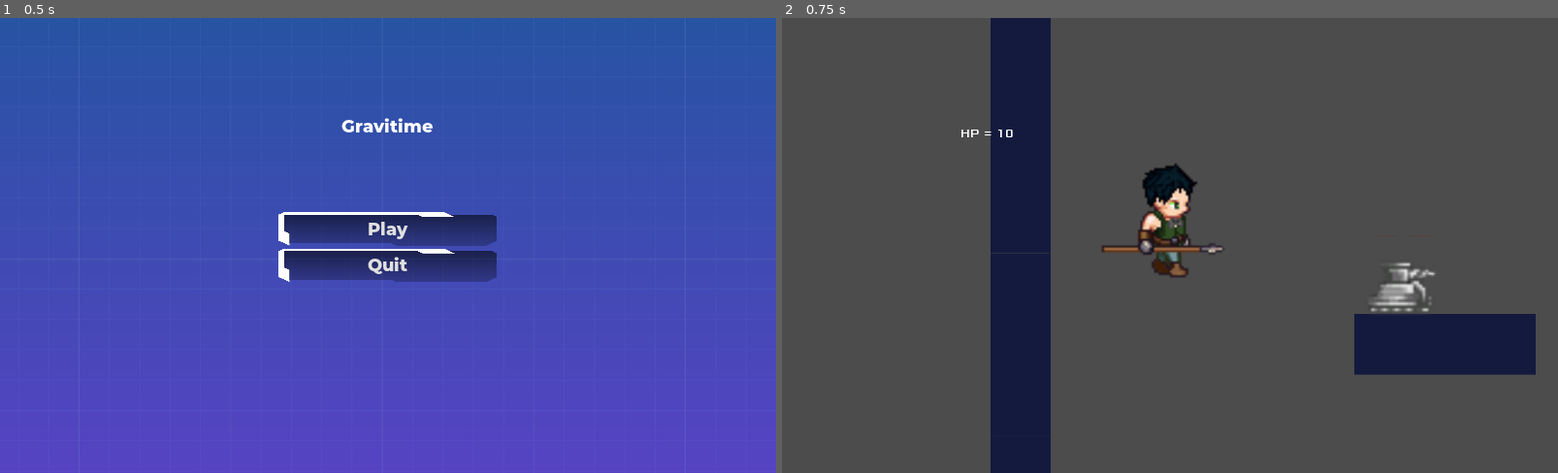
Above: before the commit, frames 1-2 (left to right).
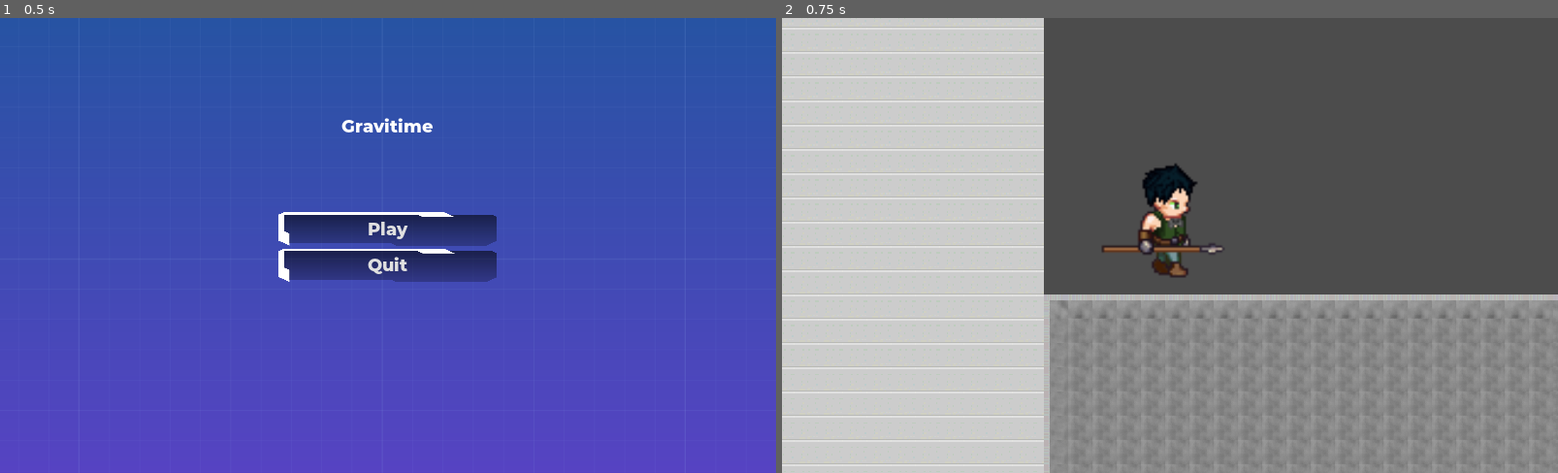
Above: after the commit, the same moments.

Repository: BiscuitPrime/Gravitime
Game: Godot game, scene res://Source/Levels/Scene/MainScreen.tscn
The game is run twice, just before and just after one commit, with the same random seed, the same clock (stepped at 60 frames per second) and the same inputs.
Inputs:
- Up to frame 1 (0.5 s): no input
- Up to frame 2 (0.75 s): click "Play" at 0.5 s

Frame 1 is identical in both runs. In frame 2, 60% of the frame differs, in the area x 0-100%, y 0-100%.

Commit message:
Add files via upload
Clone interagit avec joueur + bug fixes

Diff:
--- a/Source/Actors/Scene/Player.tscn
+++ b/Source/Actors/Scene/Player.tscn
@@ -151,6 +151,7 @@
 anims/mort = SubResource( 6 )
 anims/saut = SubResource( 7 )
 "anims/stand by" = SubResource( 8 )
+
 [connection signal="area_entered" from="PhysicalHitbox" to="." method="_on_PhysicalHitbox_area_entered"]
 [connection signal="area_exited" from="PhysicalHitbox" to="." method="_on_PhysicalHitbox_area_exited"]
 [connection signal="body_entered" from="PhysicalHitbox" to="." method="_on_PhysicalHitbox_body_entered"]
--- a/Source/Actors/Scene/TimeClone.tscn
+++ b/Source/Actors/Scene/TimeClone.tscn
@@ -43,8 +43,7 @@
 "values": [ 143, 142, 143, 142, 143, 142, 143 ]
 }
 
-[sub_resource type="Animation" id=3]
-resource_name = "marche"
+[sub_resource type="Animation" id=5]
 length = 0.8
 loop = true
 tracks/0/type = "value"
@@ -129,10 +128,15 @@
 one_shot = true
 
 [node name="AnimationPlayer" type="AnimationPlayer" parent="."]
-anims/attaque = SubResource( 4 )
-anims/hit = SubResource( 5 )
-anims/marche = SubResource( 3 )
+anims/attaque = SubResource( 3 )
+anims/hit = SubResource( 4 )
+anims/marche = SubResource( 5 )
 anims/saut = SubResource( 6 )
 "anims/stand by" = SubResource( 7 )
+
+[node name="CollisionTimer" type="Timer" parent="."]
+one_shot = true
+
 [connection signal="body_entered" from="PhysicalHitbox" to="." method="_on_PhysicalHitbox_body_entered"]
 [connection signal="timeout" from="TimeResetTimer" to="." method="_on_TimeResetTimer_timeout"]
+[connection signal="timeout" from="CollisionTimer" to="." method="_on_CollisionTimer_timeout"]
--- a/Source/Actors/Script/Player.gd
+++ b/Source/Actors/Script/Player.gd
@@ -50,10 +50,8 @@
 	var test_facing = Input.get_action_strength("move_right") - Input.get_action_strength("move_left") #On détermine dans quel sens le joueur "regarde"
 	if test_facing <0: #Si la direction générale est la droite, on oriente le joueur vers la droite (true pour la variable facing)
 		facing=true
-		TimeControl.set_player_facing(true) #On informe TimeControl de la direction du joueur
 	elif test_facing>0:
 		facing=false
-		TimeControl.set_player_facing(false)
 	return Vector2(
 		Input.get_action_strength("move_right") - Input.get_action_strength("move_left"),
 		-1.0 if Input.get_action_strength("jump") and is_on_floor() else 1.0
@@ -149,7 +147,6 @@
 	position=timeposition
 	timecontrol_active=false #On indique que on ne controle plus le temps (on peut recommencer à le modifier)
 	print(TimeControl.get_player_inputs())
-	yield(get_tree().create_timer(1.0), "timeout")
 	var clone = Clone.instance()
 	get_parent().add_child(clone)
 	clone.position=get_global_position()
--- a/Source/Actors/Script/TimeClone.gd
+++ b/Source/Actors/Script/TimeClone.gd
@@ -17,6 +17,7 @@
 	inputs=TimeControl.get_player_inputs() #Lors de l'initialisation du clone temporel, on lui donne un array contenant les inputs du joueur lors de la sélection temporel
 	n=inputs.size()
 	$TimeResetTimer.start()#on lance le timer de "vie" du clone
+	$CollisionTimer.start()#Lance le timer de collision du clone (collision avec joueur)
 	pass
 
 #Cette fonction est appelée à chaque frame du jeu:
@@ -127,3 +128,8 @@
 func _on_TimeResetTimer_timeout() -> void:
 	die()
 	pass # Replace with function body.
+
+#Fonction appelée lorsque le clone
+func _on_CollisionTimer_timeout() -> void:
+	set_collision_mask_bit(0,true)
+	pass # Replace with function body.
--- a/Source/Autoload/Script/TimeControl.gd
+++ b/Source/Autoload/Script/TimeControl.gd
@@ -2,10 +2,10 @@
 #Ce script est utilisé par la scène auto-loadé (toujours active) qui va controler le Temps et sa manipulation dans le jeu
 
 var player_inputs := [] setget set_player_inputs, get_player_inputs #Cette variable globale contient une liste d'inputs du joueur utilisés par le clone temporel
-var player_facing = true setget set_player_facing, get_player_facing #Cette variable va contenir la direction d'orientation du joueur
 
 #Cette fonction est appelée par la scène Player lorsque l'utilisateur appuie sur F
 func timereset():
+	player_inputs=[]
 	for node in get_tree().get_nodes_in_group("timecontrol") : #On appelle la fonction save() de chaque élément qui subit les fluctuations temporelles (et qui est dans le groupe attitré "timecontrol")
 		node.save()
 	$TimeResetTimer.start() #On lance le timer qui "délimite" la frange temporelle
@@ -26,12 +26,3 @@
 #Cette fonction renvoie la liste d'inputs du joueur
 func get_player_inputs():
 	return player_inputs
-
-#Cette fonction enregistre la direction (facing) du joueur
-func set_player_facing(bool_value):
-	player_facing=bool_value
-	pass
-
-#Cette fonction renvoie la direction (facing) du joueur
-func get_player_facing():
-	return player_facing
--- a/Source/Levels/Scene/MainScreen.tscn
+++ b/Source/Levels/Scene/MainScreen.tscn
@@ -42,7 +42,7 @@
 }
 
 [node name="PlayButton" parent="Menu" instance=ExtResource( 3 )]
-next_scene_path = "res://Source/Levels/Scene/LevelTemplate.tscn"
+next_scene_path = "res://Source/Levels/Scene/Level1.tscn"
 
 [node name="QuitButton" parent="Menu" instance=ExtResource( 1 )]
 margin_top = 48.0
Not shown: 1 places in Source/Actors/Scene/Player.tscn that only renumber resources
Not shown: 3 places in Source/Actors/Scene/TimeClone.tscn that only renumber resources
